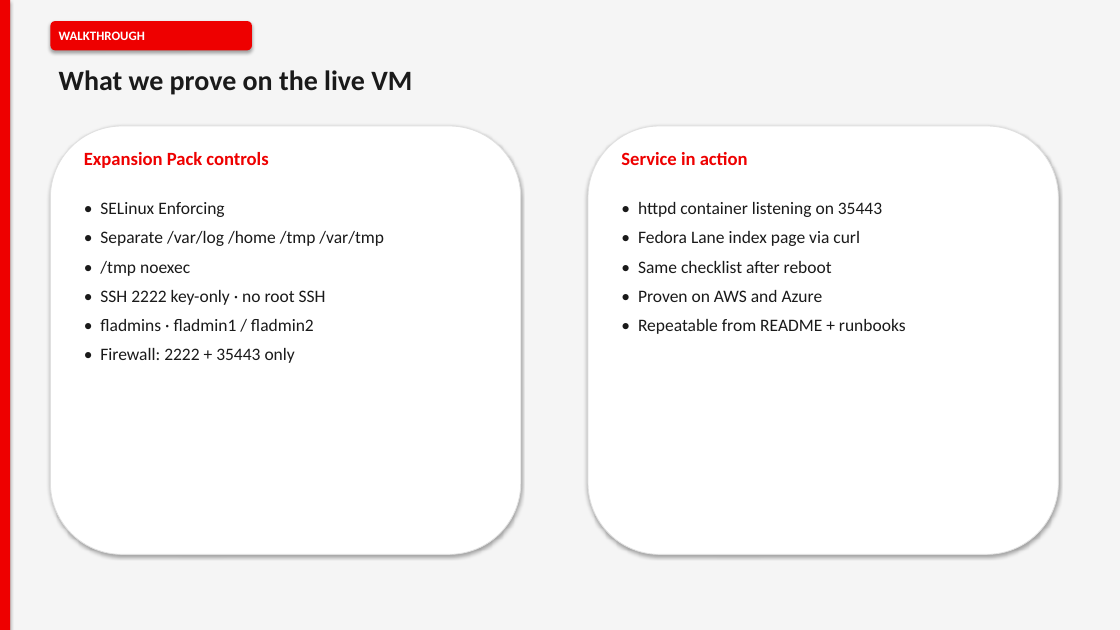
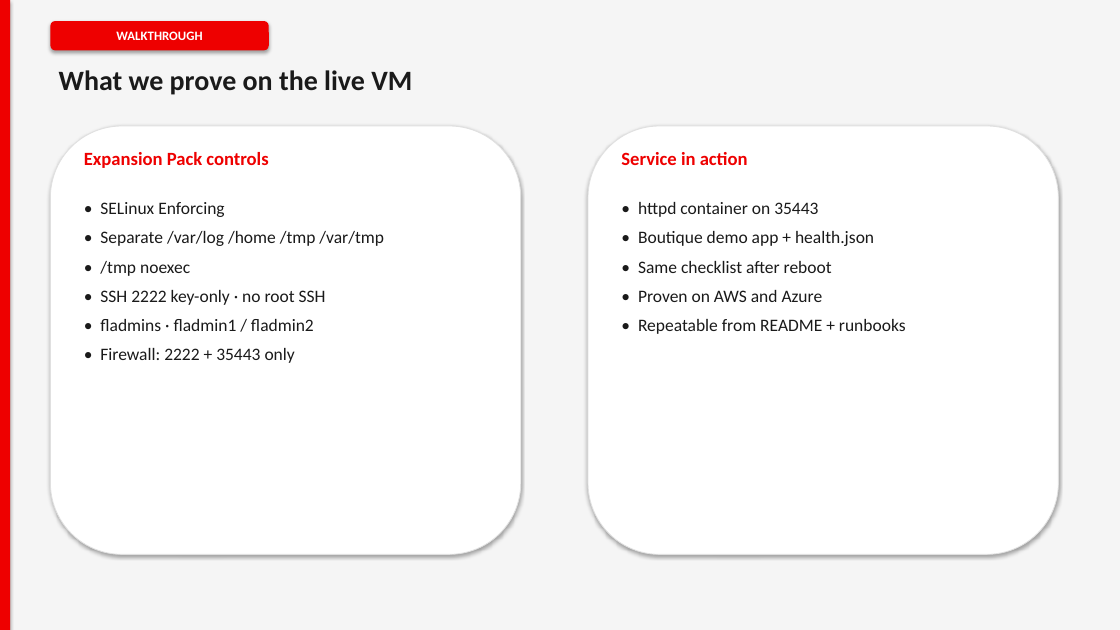
Before and after one commit to ydandge-oss/fedora-lane-core-pack-faster, a slide deck: slide 9 of docs/Fedora-Lane-Expansion-Pack-Technical-Solution.pptx (slide 8 before the commit). Drawn at 1120x630 pixels with LibreOffice and Linux fonts; fonts in the diff are those of the drawing. Boxes give left, top, right and bottom in pixels: in the first picture for what was removed or moved away, otherwise in the second. Text is boxed around its words. In the diff, an @@ line names an element or a change of style, - is before the commit and + after.

```diff
--- a/docs/Fedora-Lane-Expansion-Pack-Technical-Solution.pptx
+++ b/docs/Fedora-Lane-Expansion-Pack-Technical-Solution.pptx
@@ text "WALKTHROUGH" at (x1=116, y1=31, x2=202, y2=40): alignment left to centre @@
@@ rounded rectangle resized from (x1=50, y1=21, x2=252, y2=50) to (x1=50, y1=21, x2=269, y2=50) @@
@@ text at (x1=638, y1=202, x2=874, y2=246): text changed @@
-• httpd container listening on 35443
-• Fedora Lane index page via curl
+• httpd container on 35443
+• Boutique demo app + health.json
```
Also in this commit, not shown: 10 other slides changed, 2 slides added, 1 slide removed, 2 other files.
